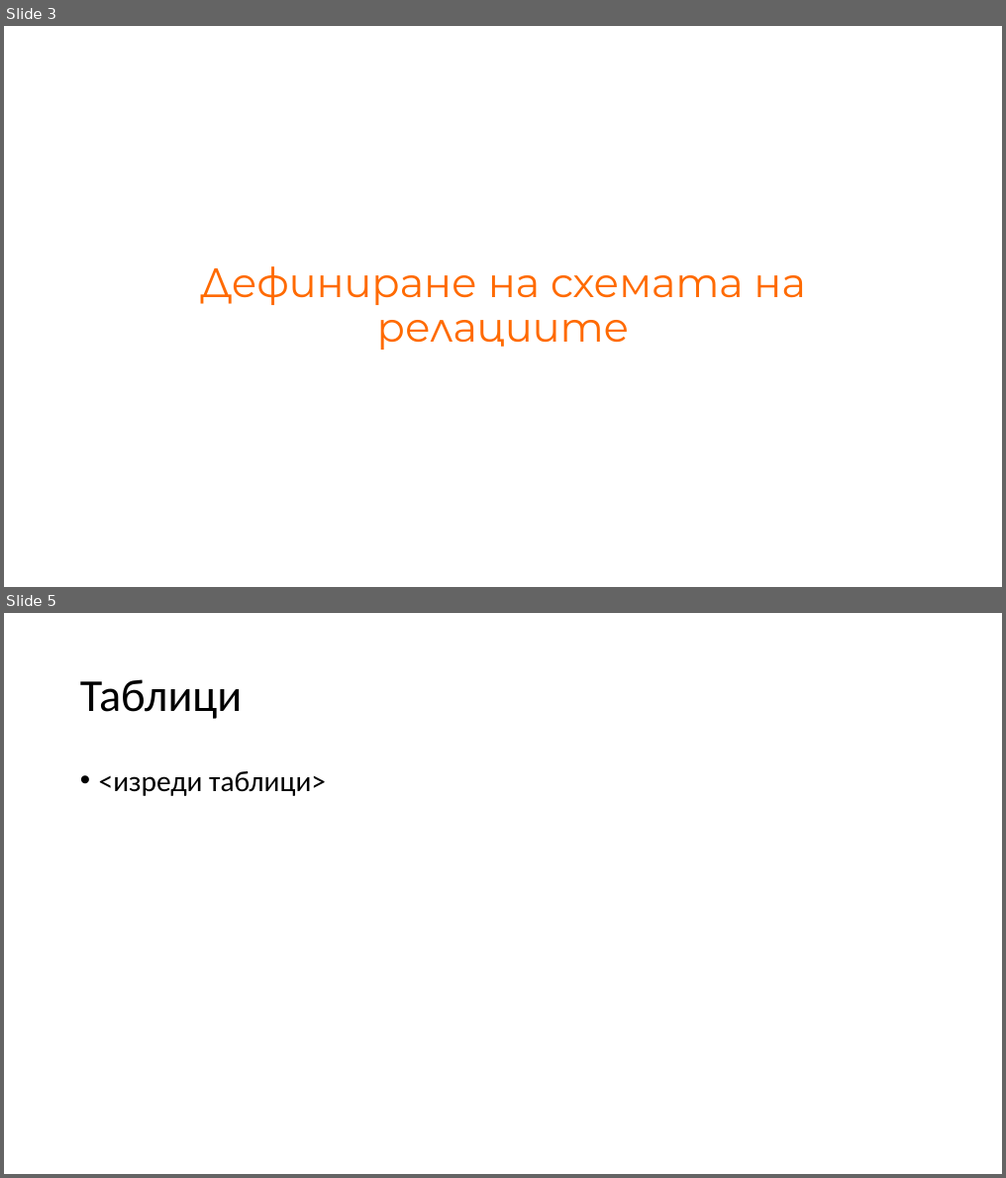
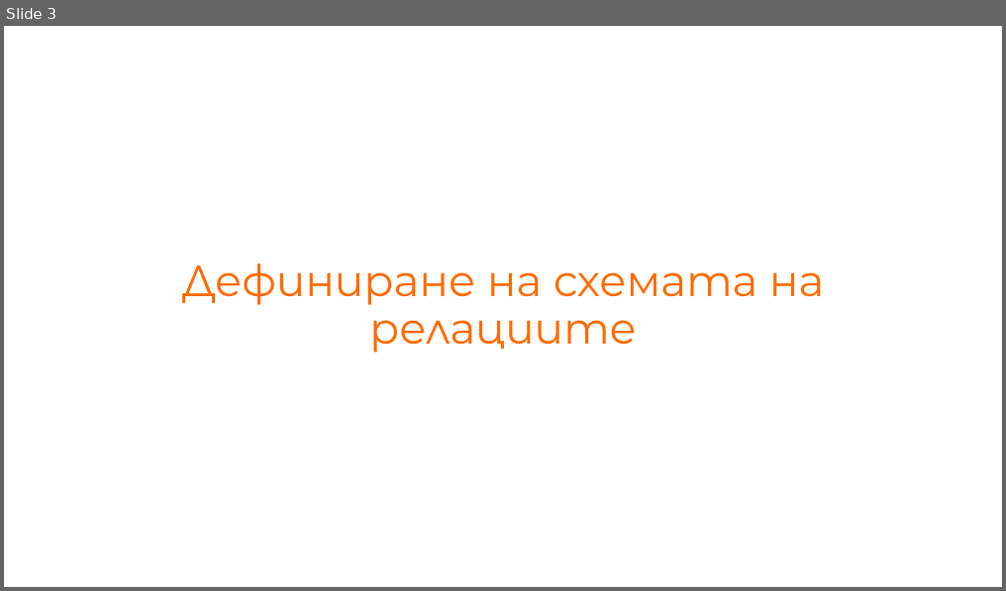
Before and after one commit to NikolaTotev/SQL-Course-Project, a slide deck: Project Presentation.pptx. Shown one above the other, each under a label of ours: slides 3 and 5 before the commit, slide 3 after it; the slides between them are not shown. The pictures are 1006x1178 and 1006x591 pixels, drawn with LibreOffice and Linux fonts; fonts in the diff are those of the drawing. Boxes give left, top, right and bottom in pixels: in the first picture for what was removed or moved away, otherwise in the second. Text is boxed around its words. In the diff, an @@ line names an element or a change of style, - is before the commit and + after.

```diff
--- a/Project Presentation.pptx
+++ b/Project Presentation.pptx
@@ slide 5 removed at (4, 613, 1002, 1174), background #FFFFFF @@
@@ title removed at (80, 679, 243, 719) @@
-Таблици
@@ text removed at (99, 771, 326, 796) @@
-• <изреди таблици>
@@ slide 3 changed as well @@
@@ title "Дефиниране на схемата на релациите" at (182, 264, 824, 353): size 39.6 to 42 pt @@
```
Also in this commit, not shown: 4 other slides changed, 8 slides added, 1 other slide removed, 11 other files.
